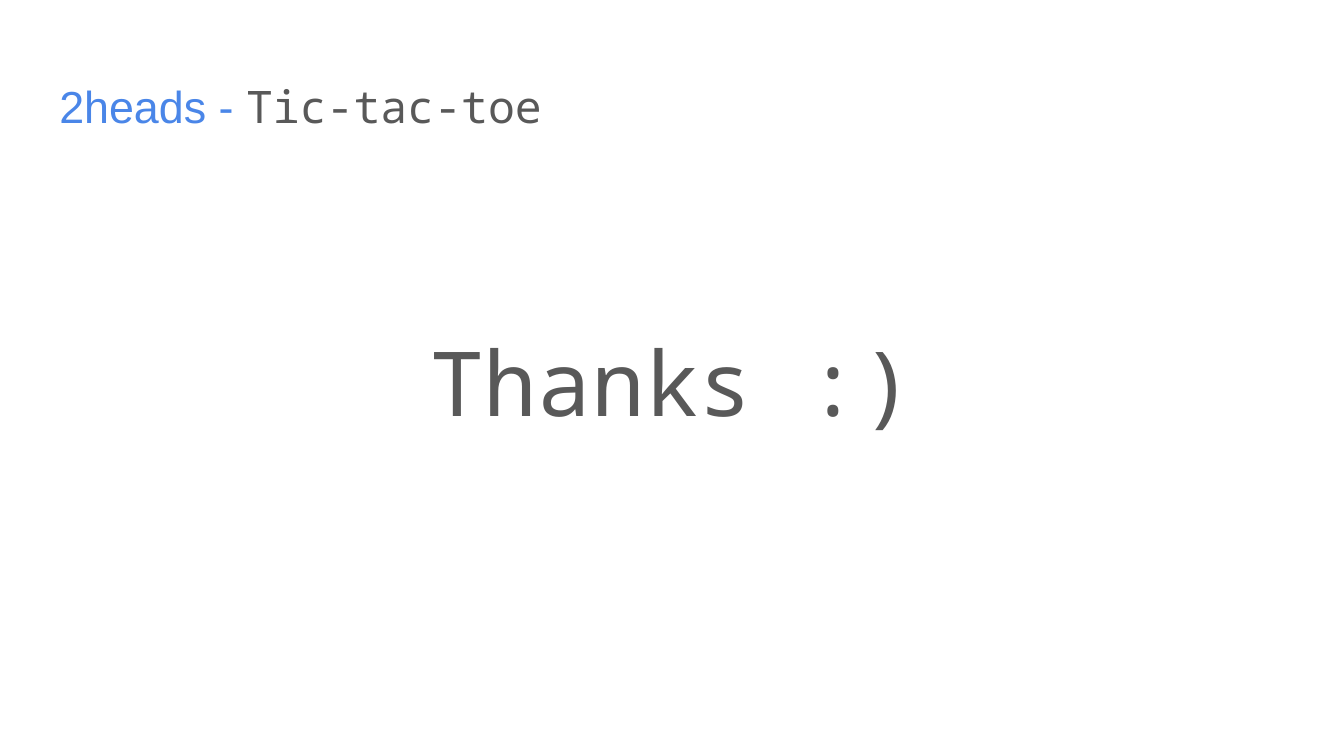
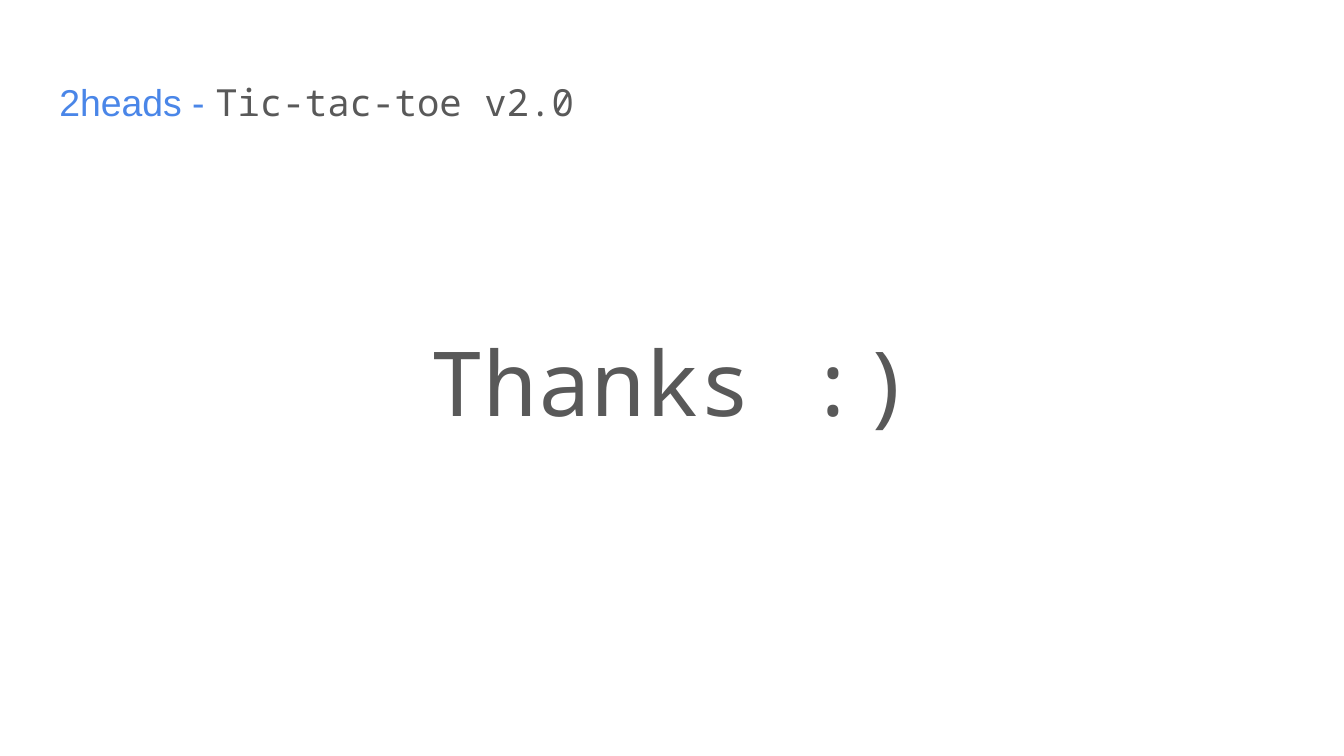
Before and after one commit to hosmanadam/CC.PB.03.TW-tic_tac_toe, a slide deck: slide 14 of _other/tic_tac_toe_2heads.pptx (slide 6 before the commit). Drawn at 1344x756 pixels with LibreOffice and Linux fonts; fonts in the diff are those of the drawing. Boxes give left, top, right and bottom in pixels: in the first picture for what was removed or moved away, otherwise in the second. Text is boxed around its words. In the diff, an @@ line names an element or a change of style, - is before the commit and + after.

```diff
--- a/_other/tic_tac_toe_2heads.pptx
+++ b/_other/tic_tac_toe_2heads.pptx
@@ title at <box>59,87,574,117</box>: text changed; size 24 to 20 pt @@
-2heads - Tic-tac-toe
+2heads - Tic-tac-toe v2.0
```
Also in this commit, not shown: 5 other slides changed, 8 slides added, 1 other file.
